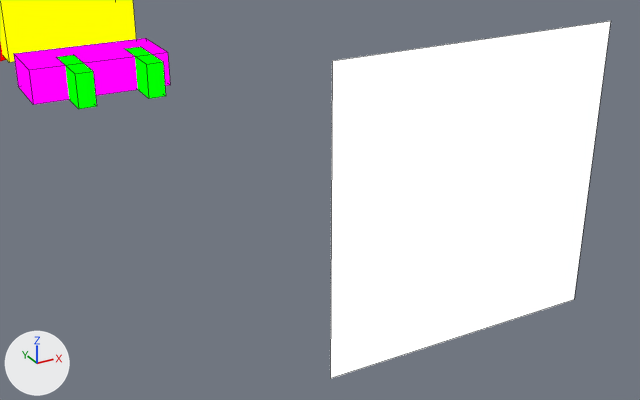
An edit to the Blender file assets-source/blender/motion/nigersaurus-hop.blend, drawn before and after from the same camera.
The view is the same before and after, from a 50 mm lens placed at (72.57, -33.57, 13.48), pointed at (74.84, -29.45, 11.42). The lights are fixed; the arrows at lower left show +X, +Y and +Z. The picture after the commit comes second. Mesh edges are drawn as thin lines.

Names of what the first picture shows: 'DinoTycoon_Motion_nigersaurus_hop_eye', 'DinoTycoon_Motion_nigersaurus_hop_tooth_battery', 'DinoTycoon_Motion_nigersaurus_hop_tooth_gap54', 'DinoTycoon_Motion_nigersaurus_hop_tooth_gap56', 'DinoTycoon_Motion_nigersaurus_hop_wide_muzzle' and 1 more.
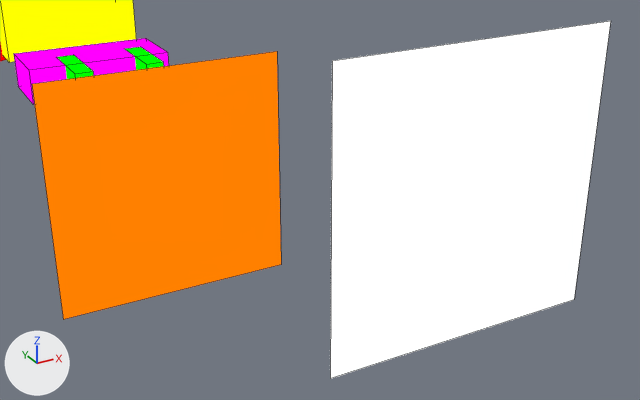
Boxes [x1, y1, x2, y2] around the edits, measured in the pictures (640 x 400 px):
'DinoTycoon_Motion_nigersaurus_hop_eye_white', added (orange)
    after: [32, 51, 281, 320]
'DinoTycoon_Motion_nigersaurus_hop_tooth_gap54', unchanged, covered by the edit
    before: [57, 55, 97, 109]
    after: [57, 55, 93, 79]
'DinoTycoon_Motion_nigersaurus_hop_tooth_gap56', unchanged, covered by the edit
    before: [125, 47, 166, 99]
    after: [125, 47, 164, 70]

What changed in the scene script:
```text
Add mat_dinotycoon_role_y:
    mat_dinotycoon_role_y = emission_material('DinoTycoon_Role_Y')
    mat_dinotycoon_role_y.base_color = (1.0, 0.216, 0.0)  # orange #ff8000
Add me_dinotycoon_motion_nigersaurus_hop_sample_eye_white:
    me_dinotycoon_motion_nigersaurus_hop_sample_eye_white.from_pydata([(73.4, -29.0, 12.2), (74.8, -29.0, 12.2), (74.8, -29.0, 10.8), (73.4, -29.0, 10.8), (73.4, -29.0, 12.2), (74.8, -29.0, 12.2), (74.8, -29.0, 10.8), (73.4, -29.0, 10.8)], [], [(3, 2, 1, 0), (4, 5, 6, 7), (0, 1, 5, 4), (1, 2, 6, 5), (2, 3, 7, 6), (3, 0, 4, 7)])
    me_dinotycoon_motion_nigersaurus_hop_sample_eye_white.materials.append(mat_dinotycoon_role_y)  # orange #ff8000
Add ob_dinotycoon_motion_nigersaurus_hop_eye_white:
    ob_dinotycoon_motion_nigersaurus_hop_eye_white = bpy.data.objects.new('DinoTycoon_Motion_nigersaurus_hop_eye_white', me_dinotycoon_motion_nigersaurus_hop_sample_eye_white)
    ob_dinotycoon_motion_nigersaurus_hop_eye_white.location = (0.0, 0.0, 0.0)
```
